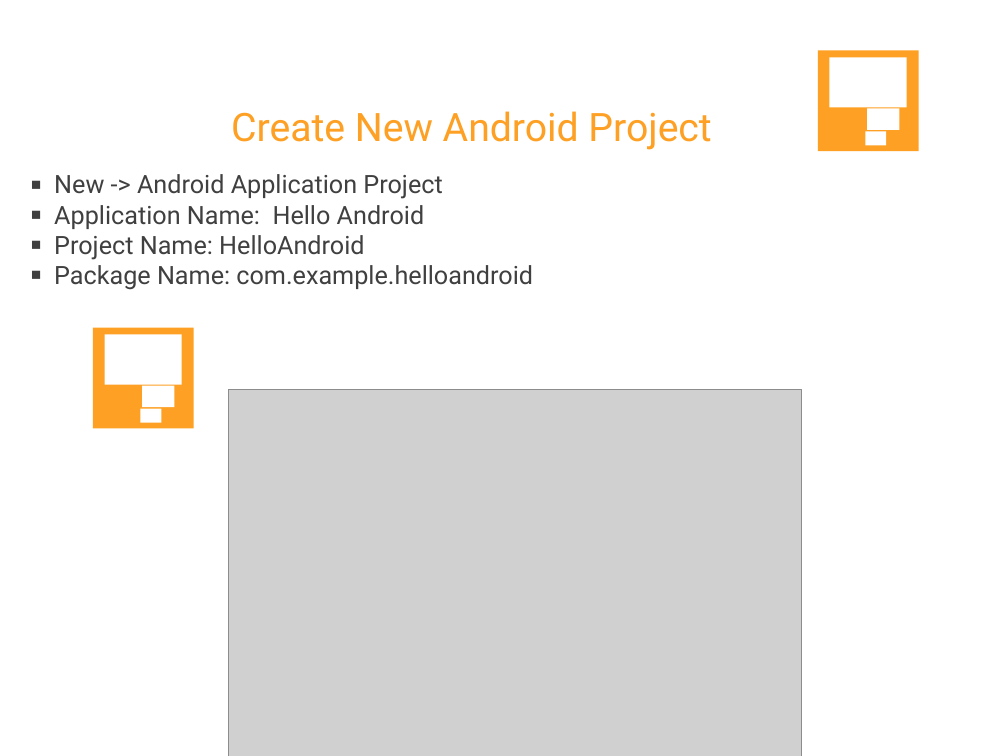
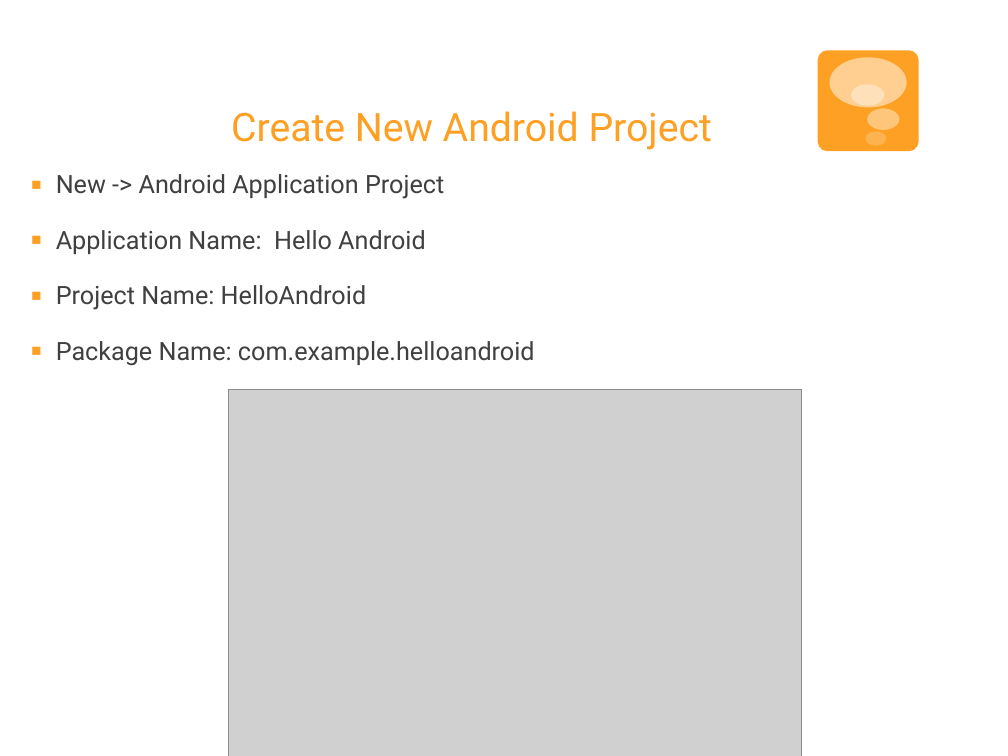
Before and after one commit to txcsmad/Android, a slide deck: slide 5 of Android_Meeting1.pptx. Drawn at 1008x756 pixels with LibreOffice and Linux fonts; fonts in the diff are those of the drawing; grey boxes stand for pictures. Boxes give left, top, right and bottom in pixels: in the first picture for what was removed or moved away, otherwise in the second. Text is boxed around its words. In the diff, an @@ line names an element or a change of style, - is before the commit and + after.

Commit message:
Android Meeting 1 slides

```diff
--- a/Android_Meeting1.pptx
+++ b/Android_Meeting1.pptx
@@ rounded rectangle at bbox=[817, 50, 918, 151]: rectangle to rounded rectangle @@
@@ rectangle removed at bbox=[830, 57, 907, 108] @@
@@ rectangle removed at bbox=[851, 85, 884, 106] @@
@@ group added at bbox=[830, 57, 907, 145]: 4 ellipses @@
@@ rectangle removed at bbox=[867, 109, 899, 130] @@
@@ rectangle removed at bbox=[865, 131, 886, 145] @@
@@ text "New -> Android Application Project" at bbox=[56, 174, 535, 366]: indent changed; more space between paragraphs @@
@@ rectangle removed at bbox=[93, 328, 194, 428] @@
@@ rectangle removed at bbox=[105, 335, 182, 385] @@
@@ rectangle removed at bbox=[126, 362, 159, 383] @@
@@ rectangle removed at bbox=[142, 386, 174, 407] @@
@@ rectangle removed at bbox=[140, 408, 161, 422] @@
```
Also in this commit, not shown: 5 other slides changed.
